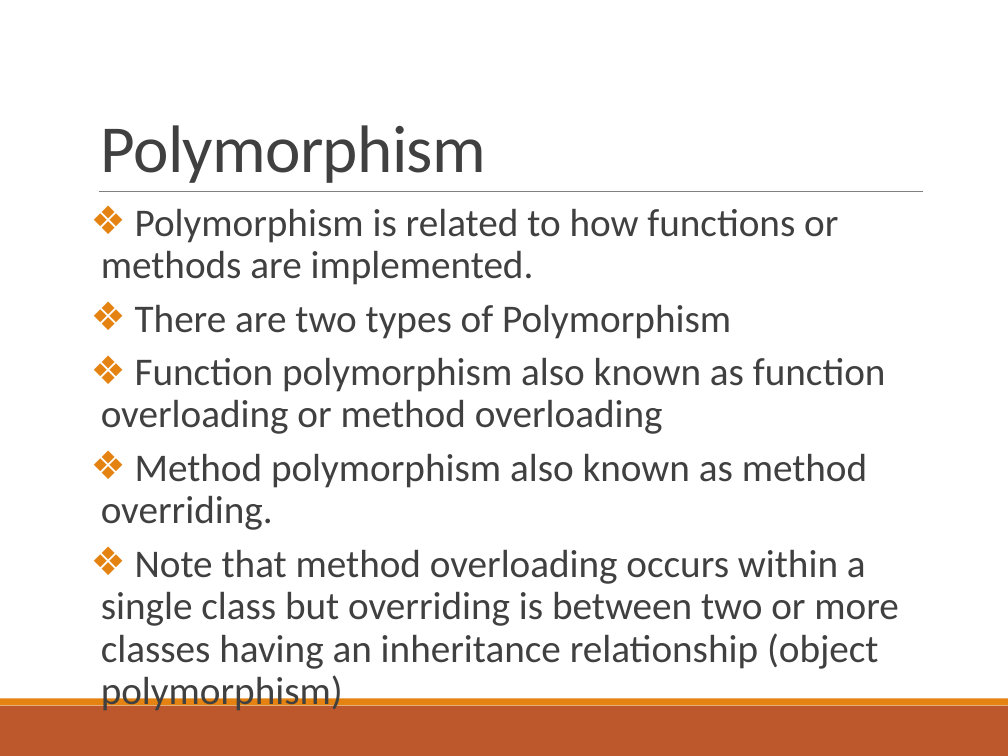
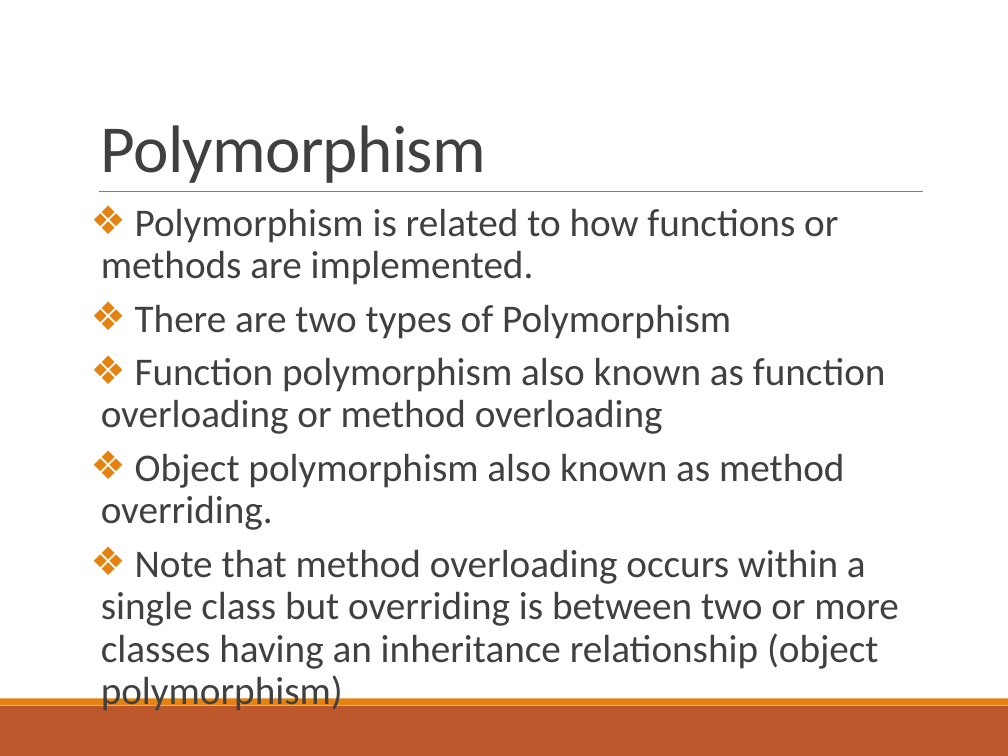
Before and after one commit to deeperj/dillinger, a slide deck: slide 8 of thesis/ukapp2/wqu_isc/sofware_design/Javabc04.pptx. Drawn at 1008x756 pixels with LibreOffice and Linux fonts; fonts in the diff are those of the drawing. Boxes give left, top, right and bottom in pixels: in the first picture for what was removed or moved away, otherwise in the second. Text is boxed around its words. In the diff, an @@ line names an element or a change of style, - is before the commit and + after.

```diff
--- a/thesis/ukapp2/wqu_isc/sofware_design/Javabc04.pptx
+++ b/thesis/ukapp2/wqu_isc/sofware_design/Javabc04.pptx
@@ text at (101,453,844,530): text changed @@
-❖ Method polymorphism also known as method overriding.
+❖ Object polymorphism also known as method overriding.
```
Also in this commit, not shown: 7 other slides changed, 5 other files.
